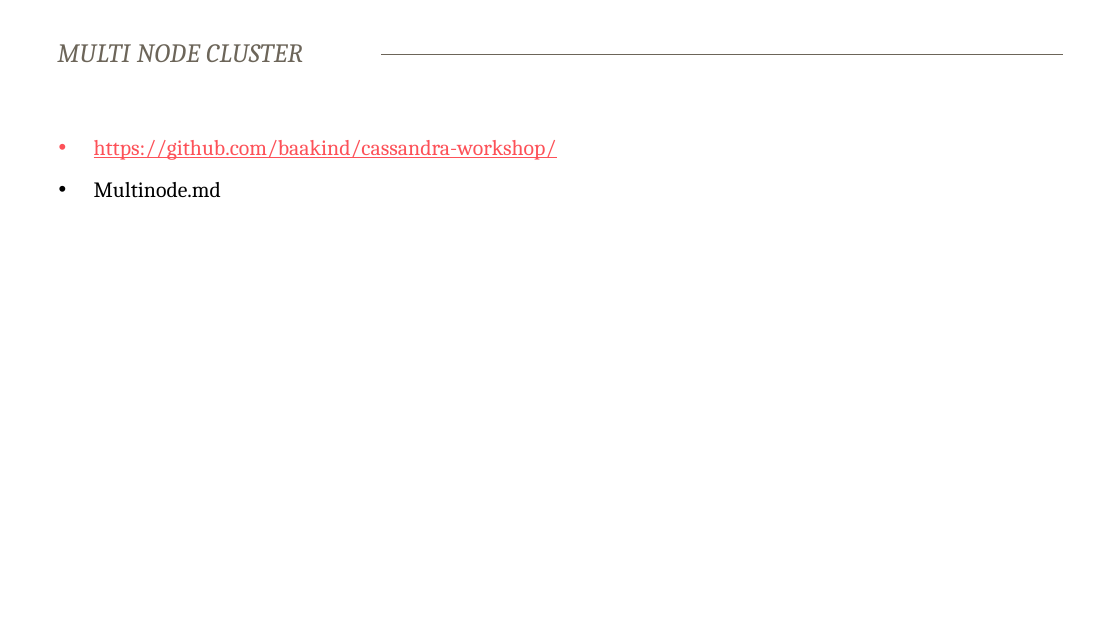
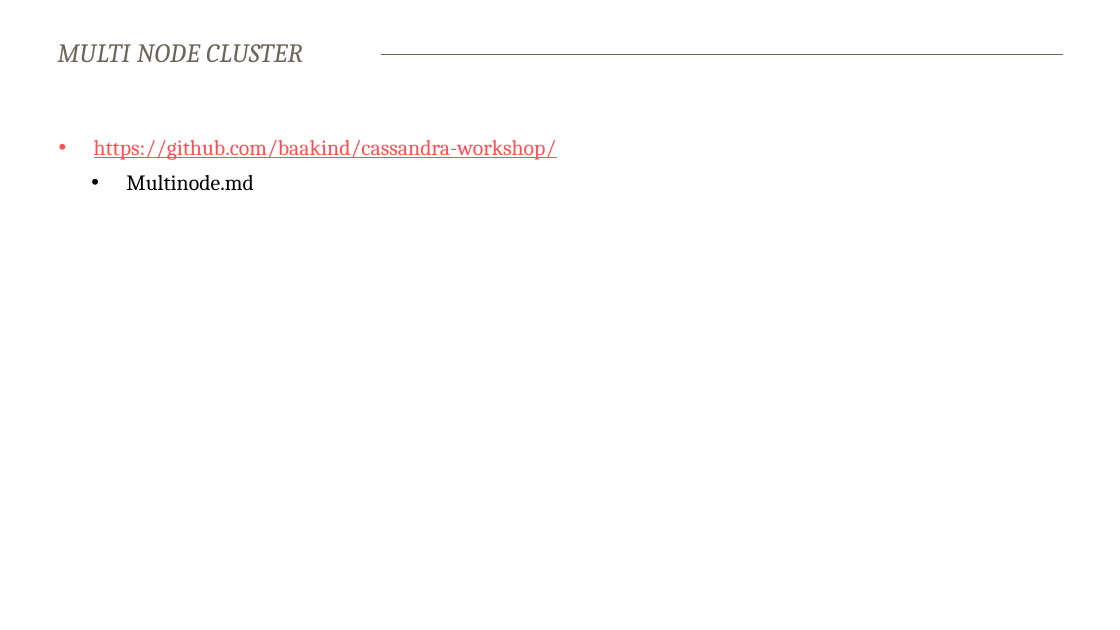
Before and after one commit to baakind/cassandra-workshop, a slide deck: slide 10 of intro.pptx. Drawn at 1120x630 pixels with LibreOffice and Linux fonts; fonts in the diff are those of the drawing. Boxes give left, top, right and bottom in pixels: in the first picture for what was removed or moved away, otherwise in the second. Text is boxed around its words. In the diff, an @@ line names an element or a change of style, - is before the commit and + after.

```diff
--- a/intro.pptx
+++ b/intro.pptx
@@ text at (126, 175, 253, 191): list level 1 to 2 in "Multinode.md" @@
```
Also in this commit, not shown: 5 other slides changed.
